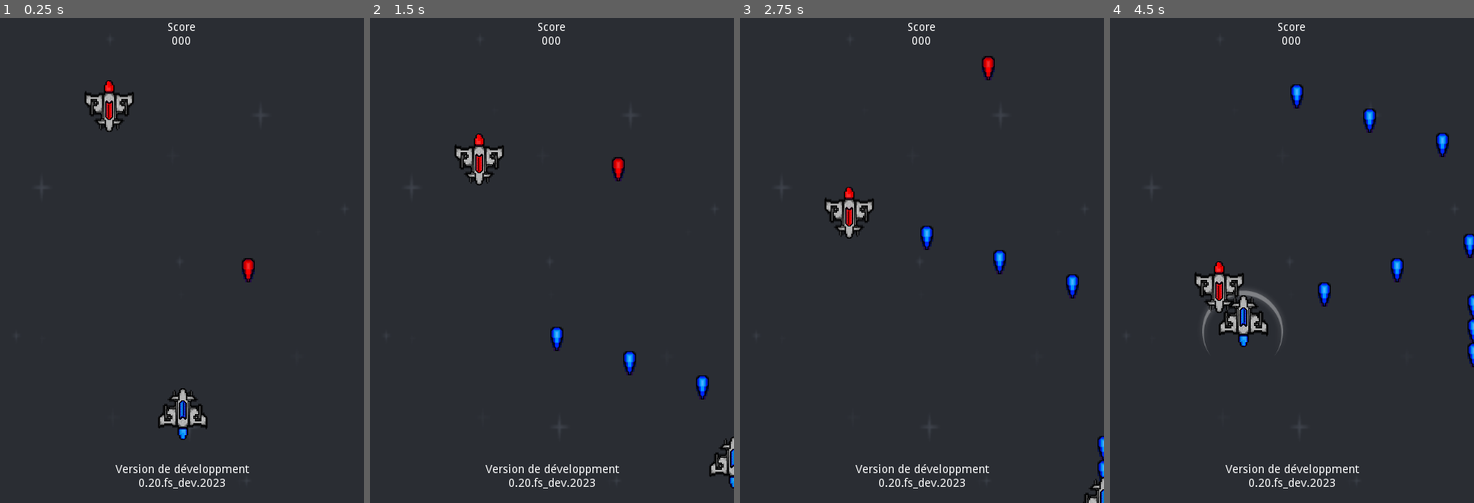
Above: before the commit, frames 1-4 (left to right).
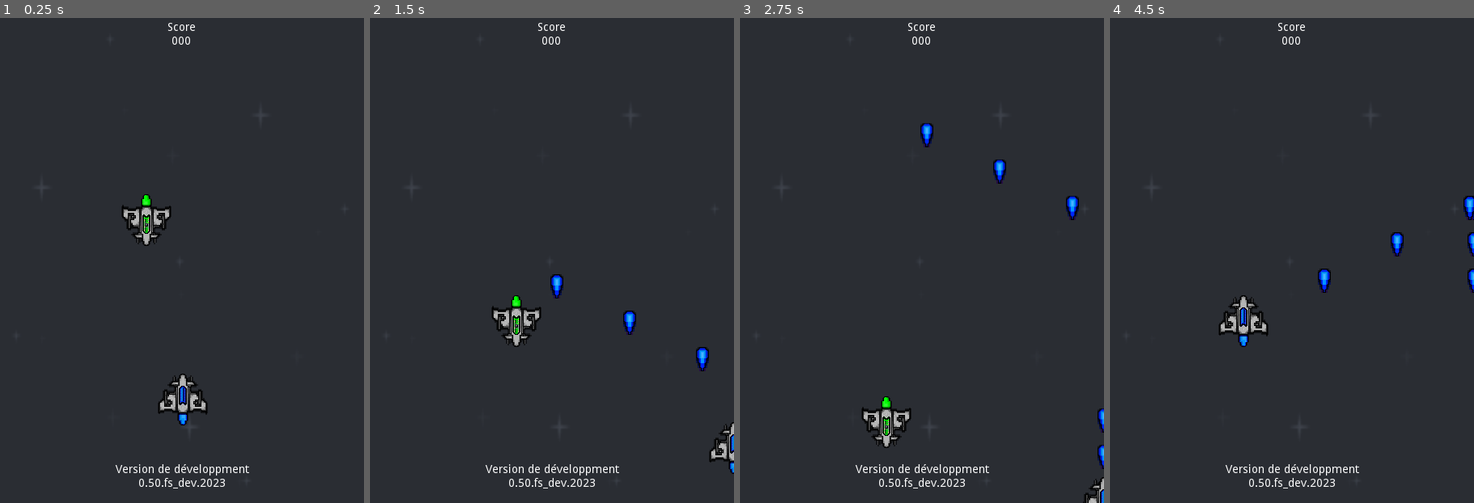
Above: after the commit, the same moments.

Repository: KevCoorp/Firespace
Game: Godot game, scene res://MainScenes/Gameplay.tscn
Same seed, same stepped clock (60 frames per second), same inputs: the game is played once before the commit and once after it.
Inputs:
- Up to frame 1 (0.25 s): no input
- Up to frame 2 (1.5 s): hold D (move_right) 0.53-1.28 s; hold Space (shoot) 0.53-1.28 s; hold S (move_down) from 1.28 s (still down); tap Space (shoot) at 1.35 s
- Up to frame 3 (2.75 s): release S (move_down) at 2.03 s; hold D (move_right) from 2.03 s (still down); hold Space (shoot) from 2.03 s (still down)
- Up to frame 4 (4.5 s): release D (move_right) at 2.78 s; release Space (shoot) at 2.78 s; hold Z (move_up) 2.78-3.53 s; tap Space (shoot) at 2.85, 4.35 s; hold Space (shoot) 3.53-4.28 s; hold Q (move_left) from 3.53 s (still down)

The runs differ from the first frame. In frame 1, 2.8% of the frame differs, in the area x 23-70%, y 12-97%; in frame 2, 3.2%, in the area x 23-100%, y 23-97%; in frame 3, 2.8%; in frame 4, 2.6%.

Commit message:
Fix update

Diff:
--- a/Bullet/Bullet.tscn
+++ b/Bullet/Bullet.tscn
@@ -8,7 +8,7 @@
 
 [node name="Bullet" type="Area2D"]
 script = ExtResource( 2 )
-speed = 100.0
+speed = 150.0
 
 [node name="Sprite" type="Sprite" parent="."]
 texture = ExtResource( 1 )
--- a/Enemy/Enemy.gd
+++ b/Enemy/Enemy.gd
@@ -1,14 +1,7 @@
 extends Area2D
-class_name Enemy
 
-export var minSpeed: float = 10
-export var maxSpeed: float = 20
-
-export var life: int = 5
-
-var plBullet := preload("res://Bullet/EnemyBullet.tscn")
-
-var speed: float = 0
+export var verticalSpeed := 10
+export var health: int = 5
 
 var playerInArea: Player = null
 
@@ -16,20 +9,12 @@
 	if playerInArea != null:
 		playerInArea.damage(1)
 
-func _ready():
-	speed  = rand_range(minSpeed, maxSpeed)
-
 func _physics_process(delta):
-	position.y += speed * delta
-
-func fire():
-		var bullet := plBullet.instance()
-		bullet.position = position
-		get_tree().current_scene.add_child(bullet)
+	position.y += verticalSpeed * delta
 
 func damage(amount: int):
-	life -= amount
-	if life <= 0:
+	health -= amount
+	if health <= 0:
 		queue_free()
 
 func _on_VisibilityNotifier2D_screen_exited():
@@ -38,9 +23,7 @@
 
 func _on_Enemy_area_entered(area):
 	if area is Player:
-		area.damage(1)
 		playerInArea = area
-
 
 func _on_Enemy_area_exited(area):
 	if area is Player:
--- a/Enemy/Enemy.tscn
+++ b/Enemy/Enemy.tscn
@@ -4,23 +4,23 @@
 [ext_resource path="res://Enemy/Enemy.gd" type="Script" id=2]
 
 [sub_resource type="CircleShape2D" id=1]
-radius = 35.0
+radius = 36.0
 
 [node name="Enemy" type="Area2D" groups=["damageable"]]
 script = ExtResource( 2 )
-minSpeed = 50.0
-maxSpeed = 80.0
+verticalSpeed = 50
+health = 10
 
 [node name="Sprite" type="Sprite" parent="."]
 rotation = 3.14159
 texture = ExtResource( 1 )
 
 [node name="CollisionShape2D" type="CollisionShape2D" parent="."]
-visible = false
 shape = SubResource( 1 )
 
 [node name="VisibilityNotifier2D" type="VisibilityNotifier2D" parent="."]
-scale = Vector2( 3.25, 3.3 )
+position = Vector2( 3.54648e-06, -0.499999 )
+scale = Vector2( 3.2, 3.25 )
 
 [connection signal="area_entered" from="." to="." method="_on_Enemy_area_entered"]
 [connection signal="area_exited" from="." to="." method="_on_Enemy_area_exited"]
--- /dev/null
+++ b/Enemy/FastEnemy.tscn
@@ -0,0 +1,10 @@
+[gd_scene load_steps=3 format=2]
+
+[ext_resource path="res://Enemy/Enemy.tscn" type="PackedScene" id=1]
+[ext_resource path="res://Textures/ennemy_2.png" type="Texture" id=2]
+
+[node name="FastEnemy" instance=ExtResource( 1 )]
+verticalSpeed = 100
+
+[node name="Sprite" parent="." index="0"]
+texture = ExtResource( 2 )
--- a/HUD/HUD.tscn
+++ b/HUD/HUD.tscn
@@ -27,6 +27,6 @@
 margin_right = 288.0
 margin_bottom = 560.0
 text = "Version de développment
-		0.20.fs_dev.2023
+		0.50.fs_dev.2023
 "
 align = 1
--- a/MainScenes/Gameplay.tscn
+++ b/MainScenes/Gameplay.tscn
@@ -1,10 +1,9 @@
-[gd_scene load_steps=6 format=2]
+[gd_scene load_steps=5 format=2]
 
 [ext_resource path="res://Player/Player.tscn" type="PackedScene" id=1]
 [ext_resource path="res://Textures/background.png" type="Texture" id=2]
-[ext_resource path="res://Enemy/Enemy.tscn" type="PackedScene" id=3]
+[ext_resource path="res://Enemy/FastEnemy.tscn" type="PackedScene" id=3]
 [ext_resource path="res://HUD/HUD.tscn" type="PackedScene" id=4]
-[ext_resource path="res://Enemy/SlowShooter.tscn" type="PackedScene" id=5]
 
 [node name="Gameplay" type="Node2D"]
 
@@ -14,15 +13,12 @@
 texture = ExtResource( 2 )
 centered = false
 
-[node name="Player" parent="." instance=ExtResource( 1 )]
-position = Vector2( 226, 490 )
-
-[node name="Enemy" parent="." instance=ExtResource( 3 )]
-position = Vector2( 135, 96 )
-
-[node name="SlowShooter" parent="." instance=ExtResource( 5 )]
-position = Vector2( 307, 320 )
-
 [node name="CanvasLayer" type="CanvasLayer" parent="."]
 
 [node name="HUD" parent="CanvasLayer" instance=ExtResource( 4 )]
+
+[node name="Player" parent="." instance=ExtResource( 1 )]
+position = Vector2( 226, 472 )
+
+[node name="FastEnemy" parent="." instance=ExtResource( 3 )]
+position = Vector2( 181, 225 )
--- a/project.godot
+++ b/project.godot
@@ -10,17 +10,11 @@
 
 _global_script_classes=[ {
 "base": "Area2D",
-"class": "Enemy",
-"language": "GDScript",
-"path": "res://Enemy/Enemy.gd"
-}, {
-"base": "Area2D",
 "class": "Player",
 "language": "GDScript",
 "path": "res://Player/Player.gd"
 } ]
 _global_script_class_icons={
-"Enemy": "",
 "Player": ""
 }
 
